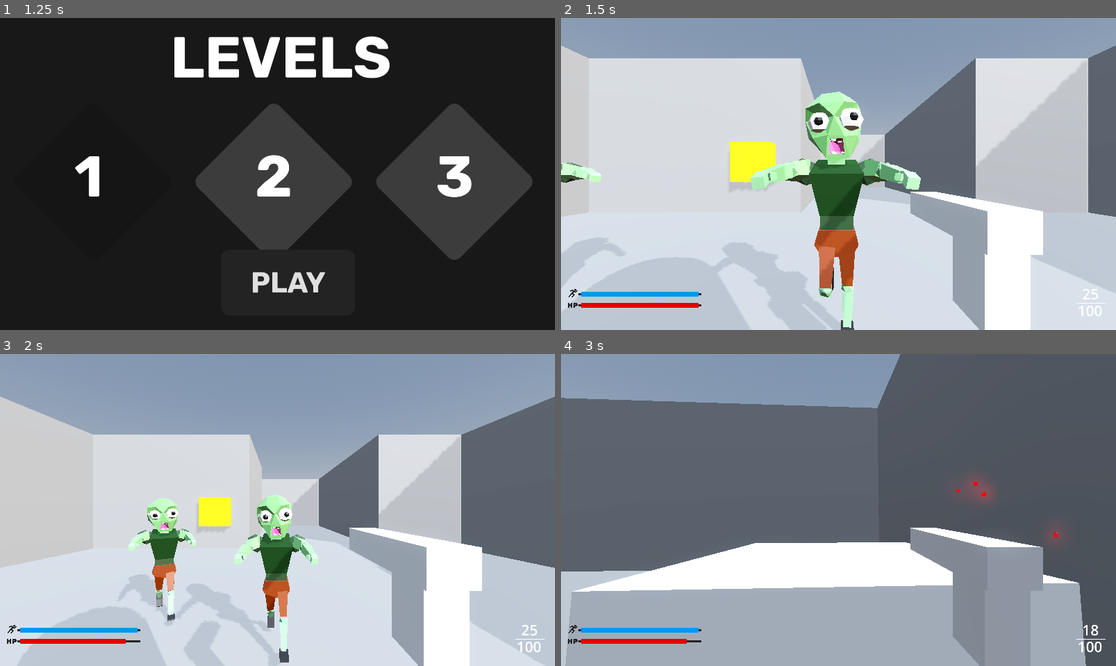
Above: before the commit, frames 1-4 (two rows, left to right).
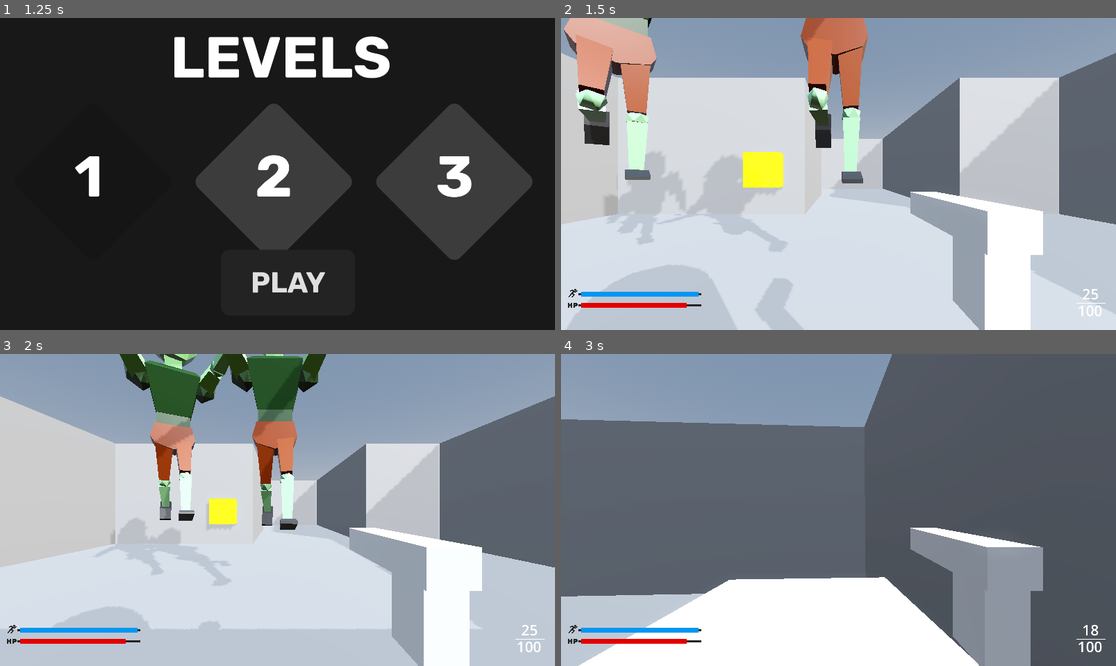
Above: after the commit, the same moments.

Repository: boltnzl/project-override
Game: Godot game, scene res://scenes/mainmenu.tscn
The game is run twice, just before and just after one commit, with the same random seed, the same clock (stepped at 60 frames per second) and the same inputs.
Inputs (mouse positions are in pixels of both pictures, inside the frame that each line leads up to):
- Up to frame 1 (1.25 s): click "PLAY" at 0.5 s
- Up to frame 2 (1.5 s): click (655, 180) at 1.25 s
- Up to frame 3 (2 s): no input
- Up to frame 4 (3 s): move the mouse to (866, 510) at 2.02 s; press the mouse at (866, 510) at 2.03 s; hold W (up) from 2.03 s (still down); tap Space (jump) at 2.27 s; move the mouse to (810, 510) at 2.77 s; release the mouse at (810, 510) at 2.78 s; tap Shift (sprint) at 2.85 s

Frame 1 is identical in both runs. In frame 2, 30% of the frame differs, in the area x 0-100%, y 0-100%; in frame 3, 23%; in frame 4, 30%, in the area x 0-95%, y 0-100%.

Commit message:
fixed zombie scaling

Diff:
--- a/scenes/enemy.tscn
+++ b/scenes/enemy.tscn
@@ -8,13 +8,15 @@
 height = 4.0
 
 [sub_resource type="CapsuleShape3D" id="CapsuleShape3D_4gyqm"]
+radius = 1.94373
+height = 5.52642
 
 [node name="Enemy" type="CharacterBody3D"]
 transform = Transform3D(4, 0, 0, 0, 4, 0, 0, 0, 4, 0, 0, 0)
 script = ExtResource("1_7k104")
 
 [node name="CollisionShape3D" type="CollisionShape3D" parent="."]
-transform = Transform3D(0.396663, 0, 0, 0, 0.381045, 0, 0, 0, 0.37612, 0, -0.251535, -0.0547006)
+transform = Transform3D(0.396663, 0, 0, 0, 0.381045, 0, 0, 0, 0.37612, 0, 1.75321, -0.0547006)
 visible = false
 shape = SubResource("CapsuleShape3D_7k104")
 
@@ -26,10 +28,14 @@
 damage = 2
 
 [node name="CollisionShape3D" type="CollisionShape3D" parent="Area3D"]
+transform = Transform3D(1, 0, 0, 0, 1, 0, 0, 0, 1, 0, 3.12206, 0)
 shape = SubResource("CapsuleShape3D_4gyqm")
 
 [node name="zombie2" parent="." instance=ExtResource("3_iifgy")]
-transform = Transform3D(-0.25, 0, 2.18557e-08, 0, 0.25, 0, -2.18557e-08, 0, -0.25, -0.0296528, -0.977183, 0.0977325)
+transform = Transform3D(-1, 0, 1.50996e-07, 0, 1, 0, -1.50996e-07, 0, -1, 0, 0, 0)
+
+[node name="metarig" parent="zombie2" index="0"]
+transform = Transform3D(1, 0, 0, 0, 1, 0, 0, 0, 1, 0, 0, 0)
 
 [node name="Skeleton3D" parent="zombie2/metarig" index="0"]
 bones/0/position = Vector3(0.0280735, 1.31623, -0.276936)
@@ -54,9 +60,6 @@
 bones/26/rotation = Quaternion(-0.731898, -1.21859e-06, 1.48336e-06, 0.681414)
 bones/27/rotation = Quaternion(-1.0604e-07, 0.998523, -0.0543397, -1.86088e-06)
 
-[node name="Cube_004" parent="zombie2/metarig/Skeleton3D" index="0"]
-transform = Transform3D(1, 0, 0, 0, 1, 0, 0, 0, 1, 0.0247878, 0, 0.436335)
-
 [node name="AnimationPlayer" parent="zombie2" index="1"]
 autoplay = "_Action Stash]_001"
 
Not shown, changed: art/zombie.blend.import
Not shown, changed: art/zombie1.blend.import
